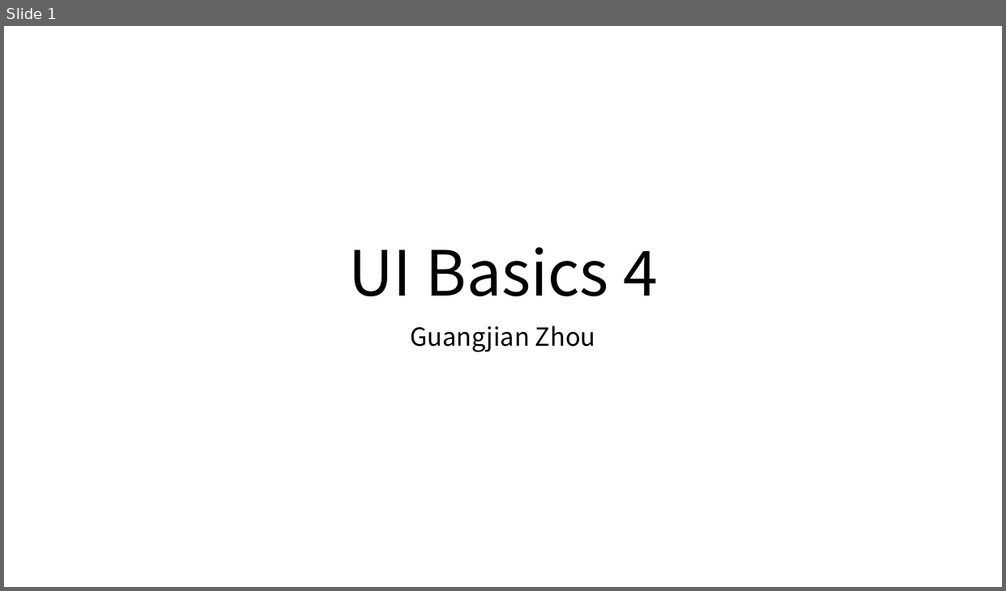
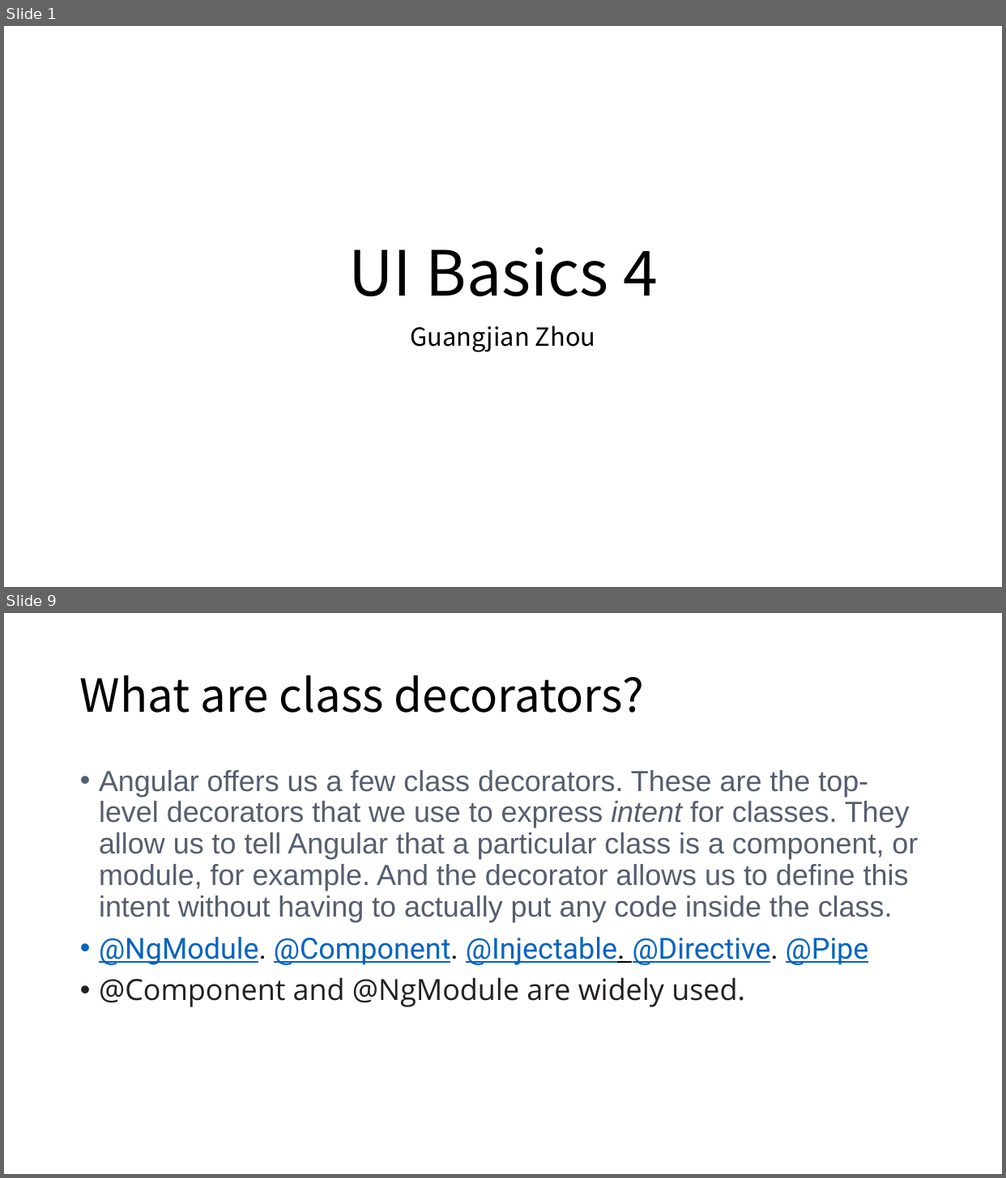
Before and after one commit to Marvioo/Cogent, a slide deck: Java Basics/UI Basics 4.pptx. Shown one above the other, each under a label of ours: slide 1 before the commit, slides 1 and 9 after it; the slides between them are not shown. The pictures are 1006x591 and 1006x1178 pixels, drawn with LibreOffice and Linux fonts; fonts in the diff are those of the drawing. Boxes give left, top, right and bottom in pixels: in the first picture for what was removed or moved away, otherwise in the second. Text is boxed around its words. In the diff, an @@ line names an element or a change of style, - is before the commit and + after.

```diff
--- a/Java Basics/UI Basics 4.pptx
+++ b/Java Basics/UI Basics 4.pptx
@@ slide 9 added at bbox=[4, 613, 1002, 1174], background #FFFFFF @@
@@ title added at bbox=[80, 675, 644, 713], 44 pt, text #000000 @@
+What are class decorators?
@@ text added at bbox=[99, 770, 918, 1007], 28 pt, text #545E6F @@
+• Angular offers us a few class decorators. These are the top-level decorators that we use to express intent for classes. They allow us to tell Angular that a particular class is a component, or module, for example. And the decorator allows us to define this intent without having to actually put any code inside the class.
+• @NgModule. @Component. @Injectable. @Directive. @Pipe
+• @Component and @NgModule are widely used.
```
Also in this commit, not shown: 16 other slides added.
